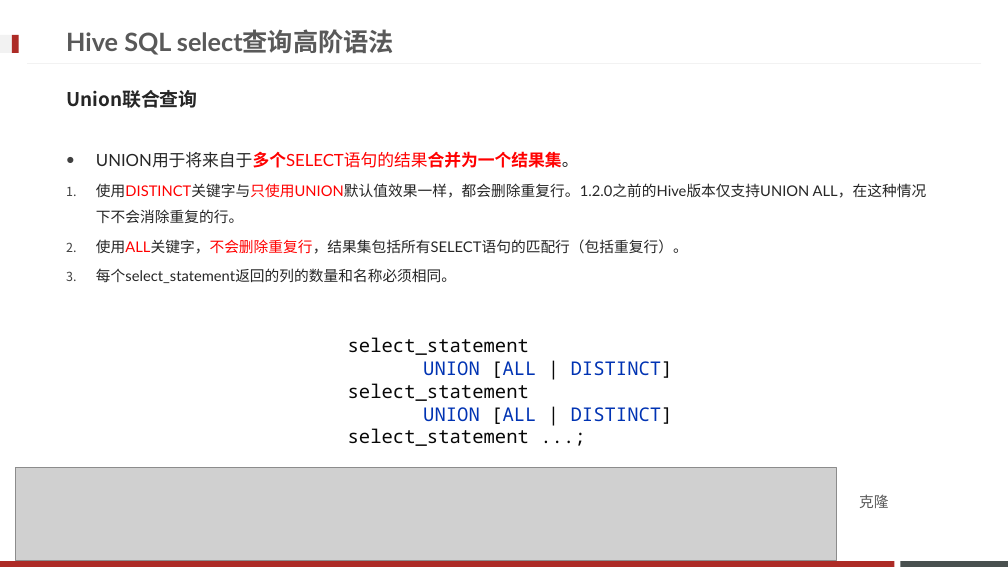
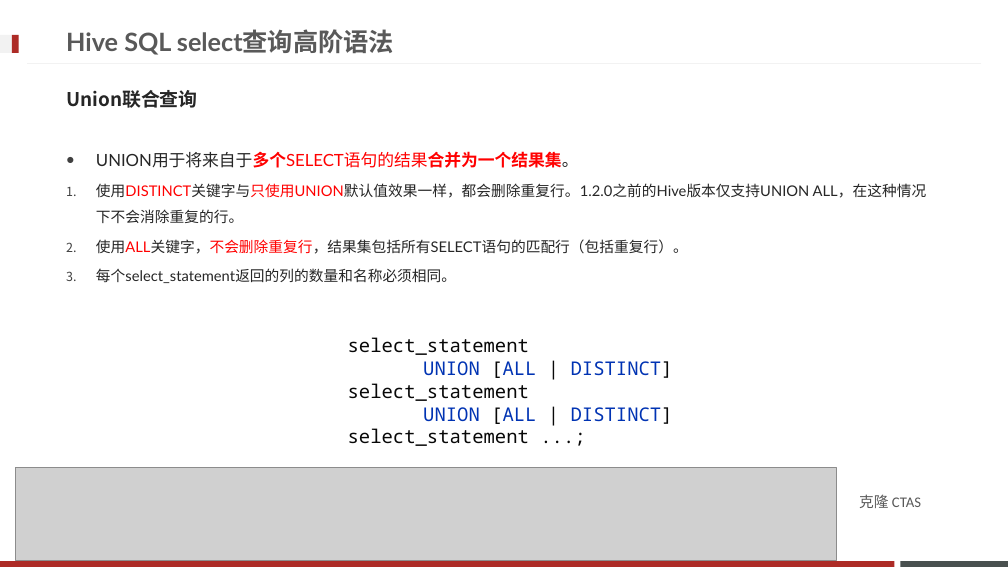
Before and after one commit to Legolas9999/big_data, a slide deck: slide 34 of Hadoop/大数据离线阶段--07.pptx. Drawn at 1008x567 pixels with LibreOffice and Linux fonts; fonts in the diff are those of the drawing; grey boxes stand for pictures; background and template pictures are left out. Boxes give left, top, right and bottom in pixels: in the first picture for what was removed or moved away, otherwise in the second. Text is boxed around its words. In the diff, an @@ line names an element or a change of style, - is before the commit and + after.

```diff
--- a/Hadoop/大数据离线阶段--07.pptx
+++ b/Hadoop/大数据离线阶段--07.pptx
@@ text at [859, 494, 921, 508]: text changed @@
-克隆
+克隆 CTAS
```
Also in this commit, not shown: 11 other slides changed.
